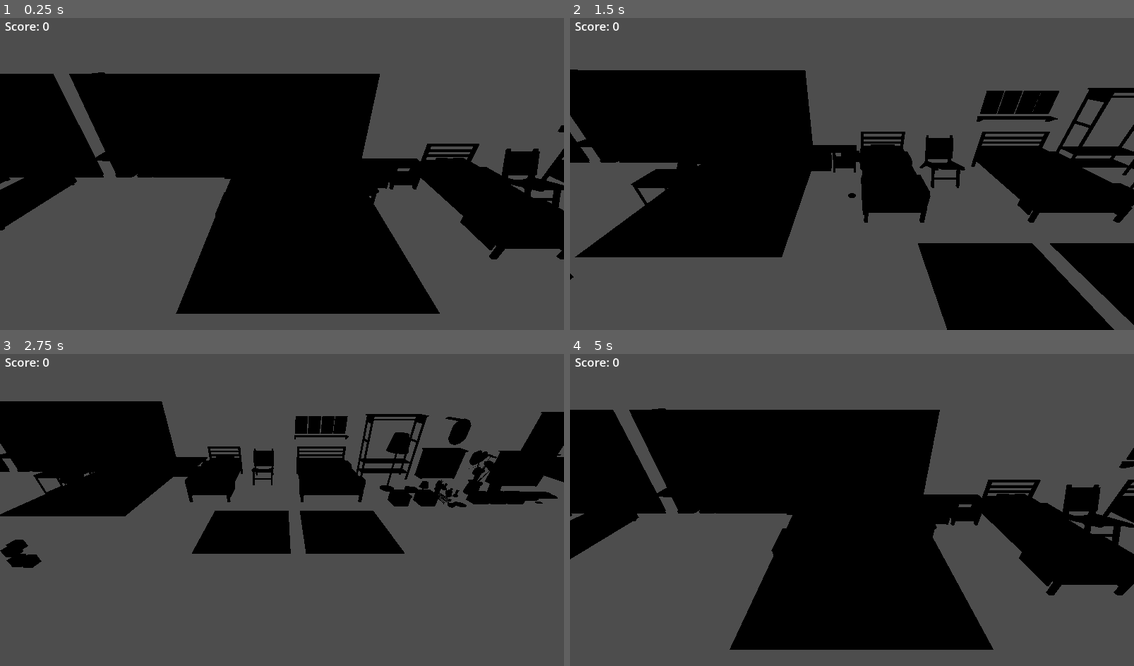
Above: before the commit, frames 1-4 (two rows, left to right).
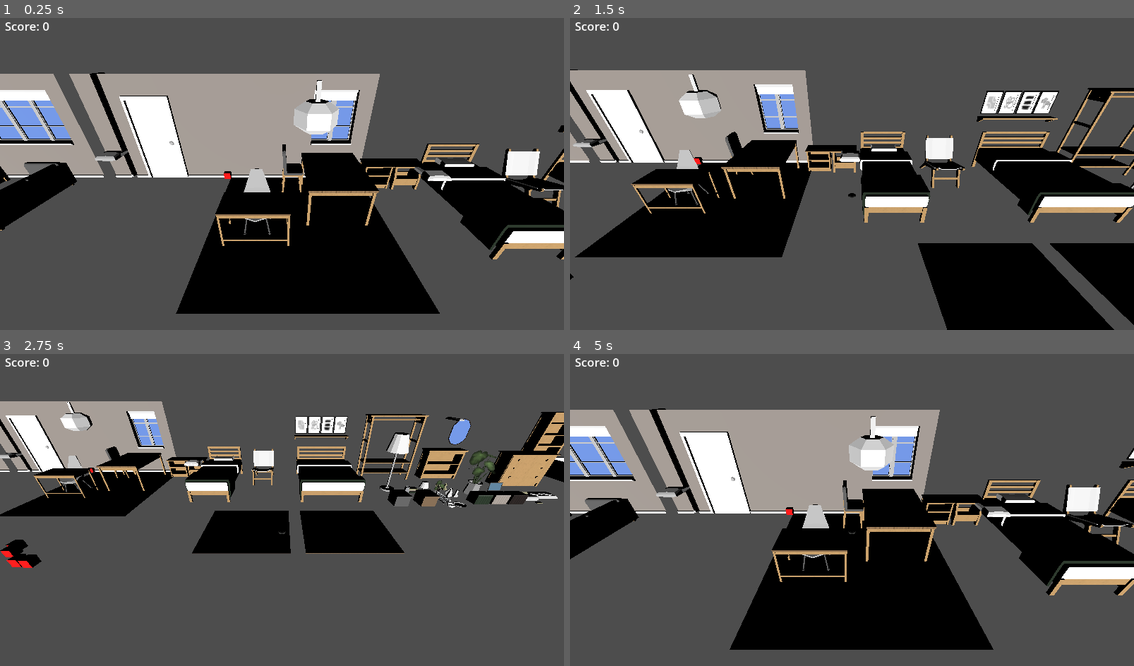
Above: after the commit, the same moments.

Repository: mwilcome/VacuumRogue
Game: Godot game, scene res://main.tscn
The game is run twice, just before and just after one commit, with the same random seed, the same clock (stepped at 60 frames per second) and the same inputs.
Inputs:
- Up to frame 1 (0.25 s): no input
- Up to frame 2 (1.5 s): tap Enter at 0.5 s; hold Right (ui_right) 0.53-1.28 s; hold Down (ui_down) from 1.28 s (still down)
- Up to frame 3 (2.75 s): release Down (ui_down) at 2.03 s; hold Right (ui_right) from 2.03 s (still down)
- Up to frame 4 (5 s): release Right (ui_right) at 2.78 s; hold Up (ui_up) 2.78-3.53 s; hold Left (ui_left) from 3.53 s (still down)

The runs differ from the first frame. In frame 1, 22% of the frame differs, in the area x 0-100%, y 17-78%; in frame 2, 16%; in frame 3, 12%; in frame 4, 21%.

Commit message:
reimported some assets, general cleanup, house is messy

Diff:
--- a/main.tscn
+++ b/main.tscn
@@ -64,3 +64,6 @@
 [node name="HouseCollision" type="CollisionShape3D" parent="House/HouseBody"]
 transform = Transform3D(1, 0, 0, 0, 1, 0, 0, 0, 1, 8, 0.2, 0)
 shape = SubResource("BoxShape3D_opo1c")
+
+[node name="Sun" type="DirectionalLight3D" parent="."]
+transform = Transform3D(1, 0, 0, 0, 1, 0, 0, 0, 1, 0, 10, 0)
Not shown, changed: assets/house/minimal house textures/BookBlock.png.import
Not shown, changed: assets/house/minimal house textures/CementNew.png.import
Not shown, changed: assets/house/minimal house textures/MetalGalvanized.png.import
Not shown, changed: assets/house/minimal house textures/ModernKeybord.png.import
Not shown, changed: assets/house/minimal house textures/Plywood.png.import
Not shown, changed: assets/house/minimal house textures/RoomTextureExtras.png.import
Not shown, changed: assets/house/minimal house textures/Rug3.png.import
Not shown, changed: assets/house/minimal house textures/WoodFlooryellow.png.import
Not shown, changed: assets/house/minimal house textures/WoodPlanks.png.import
Not shown, changed: assets/house/minimal house textures/glasssCube.png.import
Not shown, changed: assets/house/minimal house textures/housePlantLeaf.png.import
Not shown, changed: assets/house/minimal house textures/leafWallArt.png.import
(and 4 more such lines)
